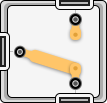
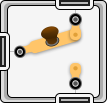
Before/after of a 107×103 layered artwork. What changed in the layer stack:
added group "ручка" with 4 layers above "шуп" over [41, 26, 60, 47]
added layer "Эллипс 3" (1st of 3, in "ручка") in group "ручка" over [42, 27, 56, 34]
added layer "Эллипс 3" (2nd of 3, in "ручка") in group "ручка" over [41, 26, 59, 39]
added layer "Фигура 3" in group "ручка" over [44, 33, 58, 45]
added layer "Эллипс 3" (3rd of 3, in "ручка") in group "ручка" over [45, 36, 60, 47]
painted on "Эллипс 1 копия" (3rd of 3, in "шуп") over [16, 48, 23, 55]
painted on "Эллипс 1" (3rd of 3, in "шуп") over [13, 45, 26, 59]
painted on "Прямоугольник, скругл. углы 1" (3rd of 3, in "шуп" › "Группа 3") over [29, 29, 80, 75]
painted on "Фигура 1" (3rd of 3, in "шуп" › "Группа 3") over [20, 44, 33, 59]
